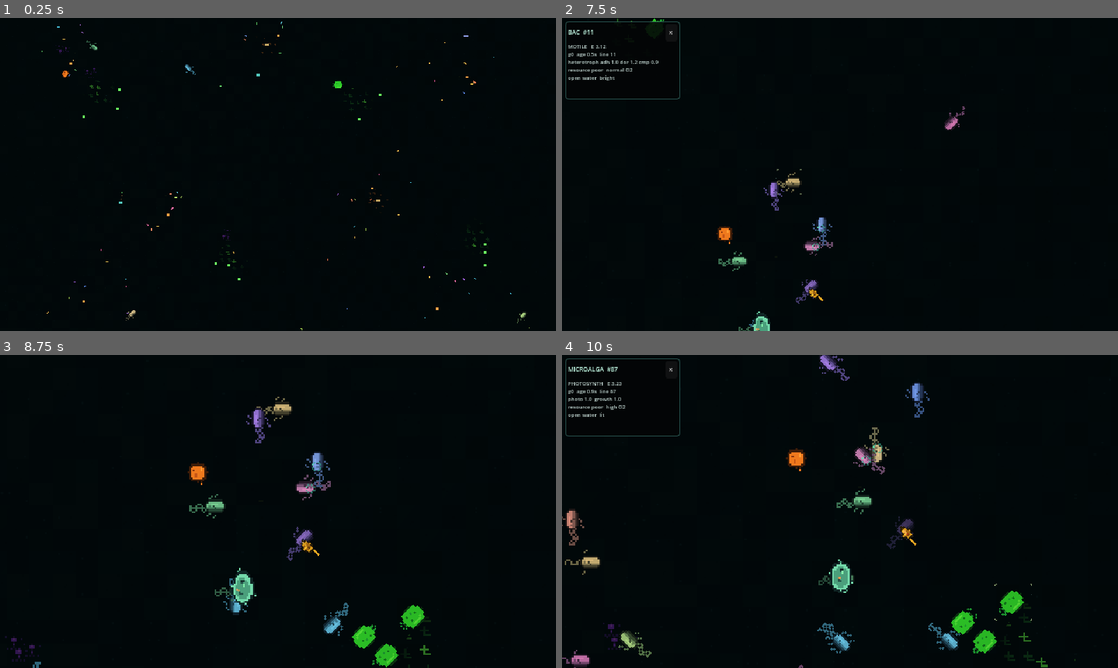
Above: before the commit, frames 1-4 (two rows, left to right).
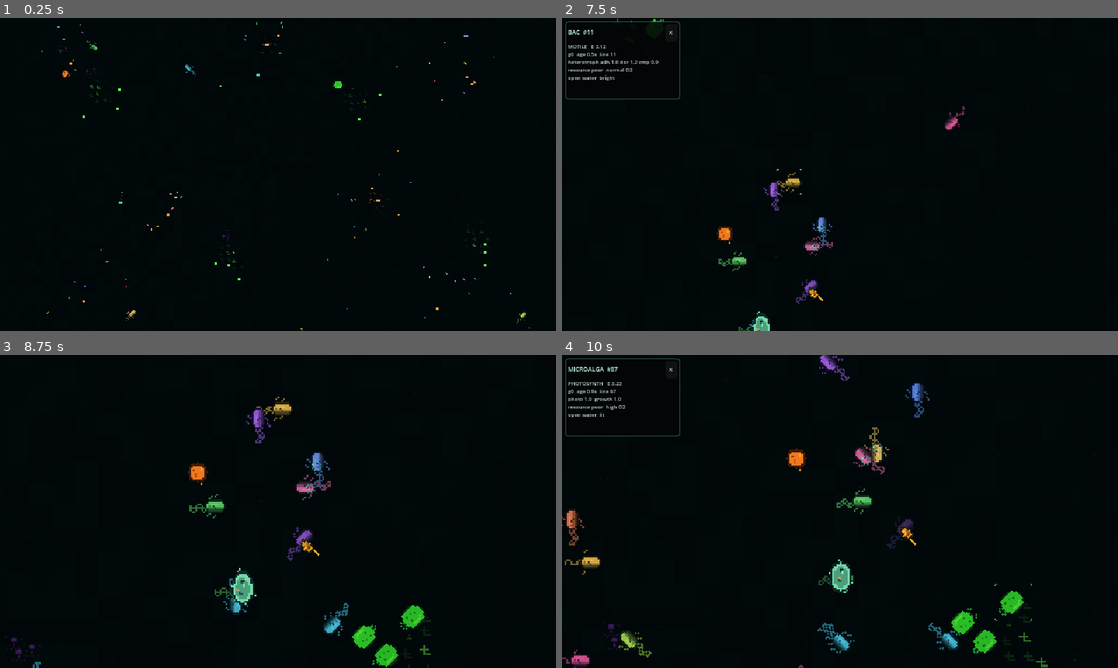
Above: after the commit, the same moments.

Repository: Rzbck/MicroC0re
Game: Godot game, scene res://src/app/main.tscn
Same seed, same stepped clock (60 frames per second), same inputs: the game is played once before the commit and once after it.
Inputs (mouse positions are in pixels of both pictures, inside the frame that each line leads up to):
- Up to frame 1 (0.25 s): no input
- Up to frame 2 (7.5 s): tap Enter at 0.5, 5.75 s; move the mouse to (962, 158) at 0.52 s; hold D 0.53-1.25 s; tap F at 0.6 s; click (962, 158) at 0.67 s; tap Space at 0.77, 1.25, 3.77, 6.5, 6.77 s; drag from (728, 190) to (812, 237) at 1.27 s; move the mouse to (895, 105) at 2.02 s; hold D 2.03-2.75 s; tap N at 2.1 s; click (895, 105) at 2.17 s; drag from (812, 237) to (673, 127) at 2.77 s; move the mouse to (1006, 221) at 3.52 s; hold A 3.53-4.25 s; tap 2 at 3.6 s; click (1006, 221) at 3.67 s; drag from (673, 127) to (756, 96) at 4.27 s; move the mouse to (867, 174) at 5.02 s; hold S 5.03-5.75 s; tap 4 at 5.1 s; click (867, 174) at 5.17 s; drag from (756, 96) to (728, 190) at 5.77 s; move the mouse to (962, 158) at 6.52 s; hold W 6.53-7.25 s; tap R at 6.6 s; click (962, 158) at 6.67 s; drag from (728, 190) to (812, 237) at 7.27 s
- Up to frame 3 (8.75 s): move the mouse to (333, 442) at 8.02 s; hold S from 8.03 s (still down); tap 1 at 8.1 s; click (333, 442) at 8.17 s
- Up to frame 4 (10 s): release S at 8.75 s; drag from (812, 574) to (673, 464) at 8.77 s; move the mouse to (1006, 558) at 9.52 s; hold W from 9.53 s (still down); tap 3 at 9.6 s; click (1006, 558) at 9.67 s; tap Space at 9.77 s

The runs differ from the first frame. In frame 1, less than 0.1% of the frame differs, in the area x 16-95%, y 8-98%; in frame 2, 0.2%; in frame 3, 0.3%; in frame 4, 0.6%, in the area x 0-85%, y 2-98%.

Commit message:
Clarify camera motion color semantics and ecological causality

Diff:
--- a/src/app/pixel_microscope.gd
+++ b/src/app/pixel_microscope.gd
@@ -31,7 +31,8 @@
 const SPRITE_LOD_START_ZOOM := 3.20
 const SPRITE_LOD_END_ZOOM := 4.00
 const DETAIL_LOD_ZOOM := 7.00
-const WHEEL_ZOOM_FACTOR := 1.10
+const WHEEL_ZOOM_FACTOR := 1.12
+const FREE_ZOOM_RESPONSE := 12.0
 const FOCUS_CAMERA_RESPONSE := 9.0
 const FOCUS_ZOOM_RESPONSE := 7.0
 const FOCUS_MIN_MULTIPLIER := 2.65
@@ -69,6 +70,9 @@
 
 var camera: Camera2D
 var dragging_camera: bool = false
+var free_zoom_target: float = -1.0
+var zoom_anchor_world := Vector2.ZERO
+var zoom_anchor_screen := Vector2.ZERO
 
 var field_refresh_accumulator: float = 0.0
 
@@ -155,6 +159,7 @@
 	selected_kind = ""
 	follow_selected = false
 	focus_zoom_target = -1.0
+	free_zoom_target = -1.0
 	if ui != null:
 		ui.hide_inspector()
 
@@ -193,6 +198,7 @@
 	if ui == null or not ui.is_menu_open():
 		_handle_keyboard_pan(delta)
 		_update_selection_camera(delta)
+		_update_free_zoom(delta)
 	_clamp_camera_to_world()
 
 	var sim_start: int = Time.get_ticks_usec()
@@ -252,6 +258,7 @@
 	# opaque world rectangle here: it would sit above the negative-z shader
 	# layers and hide the entire biome, which was visible in the 2026-10-03
 	# maintainer recording as a completely black dish.
+	_draw_disturbance_front()
 	_draw_phage_clouds()
 	_draw_bacteria()
 	_draw_protozoa()
@@ -273,6 +280,46 @@
 	)
 
 
+func _draw_disturbance_front() -> void:
+	if sim == null or camera == null:
+		return
+	if int(sim.last_disturbance_type) < 0:
+		return
+
+	var age: float = float(sim.simulation_time) - float(sim.last_disturbance_time)
+	var duration: float = 4.5
+	if age < 0.0 or age > duration:
+		return
+
+	var progress: float = clampf(age / duration, 0.0, 1.0)
+	var radius: float = lerpf(
+		2.5,
+		float(sim.disturbance_radius),
+		1.0 - pow(1.0 - progress, 2.0)
+	)
+	var alpha: float = (1.0 - progress) * 0.58
+	var color := Color(0.54, 0.80, 0.34, alpha)
+	match int(sim.last_disturbance_type):
+		PetriSimulationScript.DISTURBANCE_WASHOUT:
+			color = Color(0.32, 0.72, 0.78, alpha)
+		PetriSimulationScript.DISTURBANCE_ORGANIC_FALL:
+			color = Color(0.72, 0.46, 0.20, alpha)
+
+	var px: float = maxf(
+		SPRITE_WORLD_PIXEL,
+		1.0 / maxf(camera.zoom.x, 0.001)
+	)
+	var center: Vector2 = Vector2(sim.last_disturbance_position)
+	for i in range(12):
+		var phase: float = float(i) * TAU / 12.0
+		var q: Vector2 = center + Vector2.RIGHT.rotated(phase) * radius
+		draw_rect(
+			Rect2(q - Vector2.ONE * px * 0.5, Vector2.ONE * px),
+			color,
+			true
+		)
+
+
 func _draw_phage_clouds() -> void:
 	if sim == null or phage_atlas == null or camera == null:
 		return
@@ -341,7 +388,6 @@
 
 		visible_cells += 1
 		var color: Color = _lineage_color(float(cell.lineage_hue))
-		color = color.lerp(_guild_color(int(cell.guild)), 0.28)
 
 		if bool(cell.dying):
 			if bool(cell.phage_triggered_lysis):
@@ -905,8 +951,7 @@
 		biological_size = maxf(3.0, float(organism.radius) * 2.15)
 	var r: float = biological_size * 0.72 + px * 2.0
 	var arm: float = px * 2.4
-	var pulse: float = 0.78 + 0.22 * sin(visual_time * 4.0)
-	var c := Color(0.88, 1.0, 0.70, 0.64 * pulse)
+	var c := Color(0.88, 1.0, 0.70, 0.54)
 
 	# Four pixel-art microscope brackets: no giant debug rectangle.
 	for sx in [-1.0, 1.0]:
@@ -922,18 +967,6 @@
 				c,
 				true
 			)
-
-	# A short trailing focus wake makes motion easy to perceive while tracking.
-	var axis: Vector2 = Vector2.RIGHT.rotated(float(organism.angle))
-	for i in range(3):
-		var distance: float = r + px * (2.0 + float(i) * 2.0)
-		var q: Vector2 = p - axis * distance
-		var wake := Color(0.64, 0.92, 0.88, 0.28 - float(i) * 0.07)
-		draw_rect(
-			Rect2(q - Vector2.ONE * px * 0.38, Vector2.ONE * px * 0.76),
-			wake,
-			true
-		)
 
 
 func _sprite_lod_ratio(zoom_value: float) -> float:
@@ -1123,7 +1156,10 @@
 			+ float(organism_id % 11) * 0.37
 		)
 		var offset: Vector2 = Vector2.RIGHT.rotated(phase) * radius
-		var fragment_color: Color = color
+		var fragment_color: Color = color.lerp(
+			Color(0.52, 0.29, 0.12, color.a),
+			smoothstep(0.52, 1.0, progress)
+		)
 		fragment_color.a *= 0.75 * (1.0 - progress * 0.55)
 		draw_rect(
 			Rect2(
@@ -1148,6 +1184,9 @@
 			0.34 + progress * 0.12,
 			0.16,
 			0.42 * (1.0 - progress * 0.58)
+		).lerp(
+			Color(0.48, 0.25, 0.10, 0.30),
+			smoothstep(0.58, 1.0, progress)
 		)
 		draw_rect(
 			Rect2(
@@ -1264,6 +1303,7 @@
 			if mouse_button.pressed:
 				follow_selected = false
 				focus_zoom_target = -1.0
+				free_zoom_target = -1.0
 			get_viewport().set_input_as_handled()
 			return
 
@@ -1310,29 +1350,56 @@
 func _zoom_at_screen_position(screen_position: Vector2, factor: float) -> void:
 	var viewport_size: Vector2 = get_viewport_rect().size
 	var viewport_center: Vector2 = viewport_size * 0.5
-	var old_zoom: float = camera.zoom.x
+	var current_zoom: float = camera.zoom.x
+	var base_zoom: float = (
+		free_zoom_target
+		if free_zoom_target > 0.0 and not follow_selected
+		else current_zoom
+	)
 	var minimum_zoom: float = _minimum_camera_zoom()
-	var new_zoom: float = clampf(old_zoom * factor, minimum_zoom, MAX_ZOOM)
-	if is_equal_approx(old_zoom, new_zoom):
+	var target_zoom: float = clampf(
+		base_zoom * factor,
+		minimum_zoom,
+		MAX_ZOOM
+	)
+	if is_equal_approx(base_zoom, target_zoom):
 		return
 
 	if follow_selected:
-		camera.zoom = Vector2(new_zoom, new_zoom)
-		focus_zoom_target = -1.0
-		var organism: Variant = _selected_organism()
-		if organism != null:
-			camera.position = Vector2(organism.position)
-	else:
-		var world_under_cursor: Vector2 = (
-			camera.position
-			+ (screen_position - viewport_center) / old_zoom
-		)
-		camera.zoom = Vector2(new_zoom, new_zoom)
+		# Tracking stays organism-centered; wheel input changes the tracking zoom
+		# target smoothly instead of jumping the camera.
+		focus_zoom_target = target_zoom
+		free_zoom_target = -1.0
+		return
+
+	zoom_anchor_screen = screen_position
+	zoom_anchor_world = (
+		camera.position
+		+ (screen_position - viewport_center) / current_zoom
+	)
+	free_zoom_target = target_zoom
+
+
+func _update_free_zoom(delta: float) -> void:
+	if follow_selected or free_zoom_target <= 0.0 or camera == null:
+		return
+
+	var viewport_center: Vector2 = get_viewport_rect().size * 0.5
+	var alpha: float = 1.0 - exp(-FREE_ZOOM_RESPONSE * delta)
+	var next_zoom: float = lerpf(camera.zoom.x, free_zoom_target, alpha)
+	camera.zoom = Vector2(next_zoom, next_zoom)
+	camera.position = (
+		zoom_anchor_world
+		- (zoom_anchor_screen - viewport_center) / next_zoom
+	)
+
+	if absf(next_zoom - free_zoom_target) < 0.002:
+		camera.zoom = Vector2(free_zoom_target, free_zoom_target)
 		camera.position = (
-			world_under_cursor
-			- (screen_position - viewport_center) / new_zoom
-		)
-	_clamp_camera_to_world()
+			zoom_anchor_world
+			- (zoom_anchor_screen - viewport_center) / free_zoom_target
+		)
+		free_zoom_target = -1.0
 
 
 func _select_nearest_organism(world_position: Vector2) -> void:
@@ -1407,6 +1474,7 @@
 	selected_id = best_id
 	selected_kind = best_kind
 	follow_selected = true
+	free_zoom_target = -1.0
 	var minimum_zoom: float = _minimum_camera_zoom()
 	focus_zoom_target = clampf(
 		maxf(camera.zoom.x, minimum_zoom * FOCUS_MIN_MULTIPLIER),
@@ -1466,6 +1534,7 @@
 	selected_kind = ""
 	follow_selected = false
 	focus_zoom_target = -1.0
+	free_zoom_target = -1.0
 	if ui != null:
 		ui.hide_inspector()
 
@@ -1781,6 +1850,7 @@
 
 	follow_selected = false
 	focus_zoom_target = -1.0
+	free_zoom_target = -1.0
 	direction = direction.normalized()
 	var pan_speed: float = 170.0 / maxf(camera.zoom.x, 0.08)
 	camera.position += direction * pan_speed * delta
@@ -1839,6 +1909,7 @@
 
 	follow_selected = false
 	focus_zoom_target = -1.0
+	free_zoom_target = -1.0
 	var fit_zoom: float = _minimum_camera_zoom()
 	camera.position = Vector2(sim.world_size) * 0.5
 	camera.zoom = Vector2(fit_zoom, fit_zoom)
Not shown, changed: docs/ART_DIRECTION.md
Not shown, changed: docs/STATUS.md
